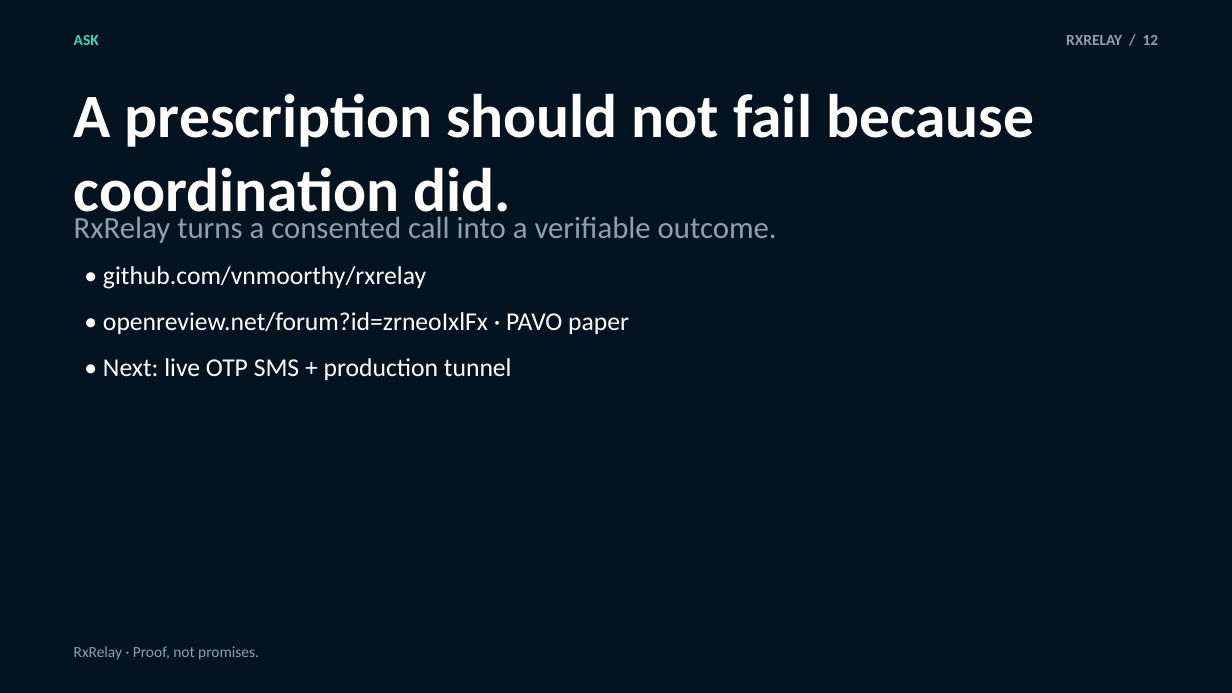
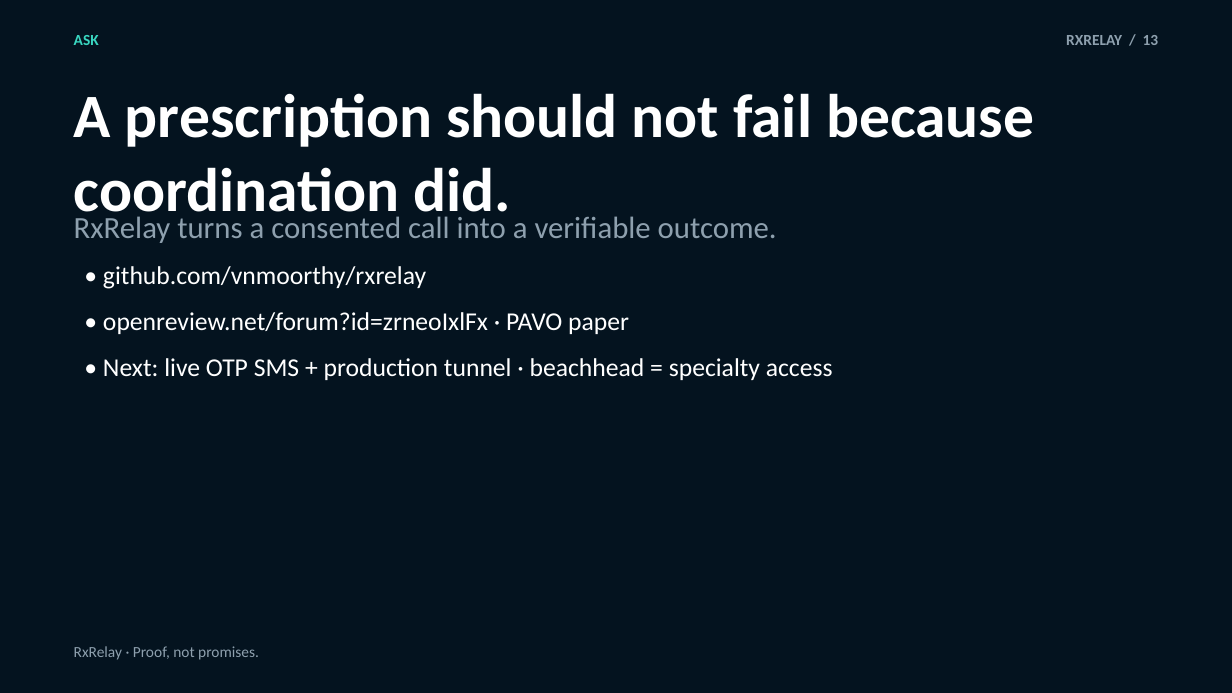
Before and after one commit to vnmoorthy/rxrelay, a slide deck: slide 13 of deck/output/RxRelay_Hackathon_Pitch.pptx (slide 12 before the commit). Drawn at 1232x693 pixels with LibreOffice and Linux fonts; fonts in the diff are those of the drawing. Boxes give left, top, right and bottom in pixels: in the first picture for what was removed or moved away, otherwise in the second. Text is boxed around its words. In the diff, an @@ line names an element or a change of style, - is before the commit and + after.

```diff
--- a/deck/output/RxRelay_Hackathon_Pitch.pptx
+++ b/deck/output/RxRelay_Hackathon_Pitch.pptx
@@ text at bbox=[1066, 35, 1159, 45]: text changed @@
-RXRELAY / 12
+RXRELAY / 13
@@ text at bbox=[103, 358, 833, 380]: text changed @@
-• Next: live OTP SMS + production tunnel
+• Next: live OTP SMS + production tunnel · beachhead = specialty access
```
Also in this commit, not shown: 1 other slide changed, 1 slide added, 4 other files.
